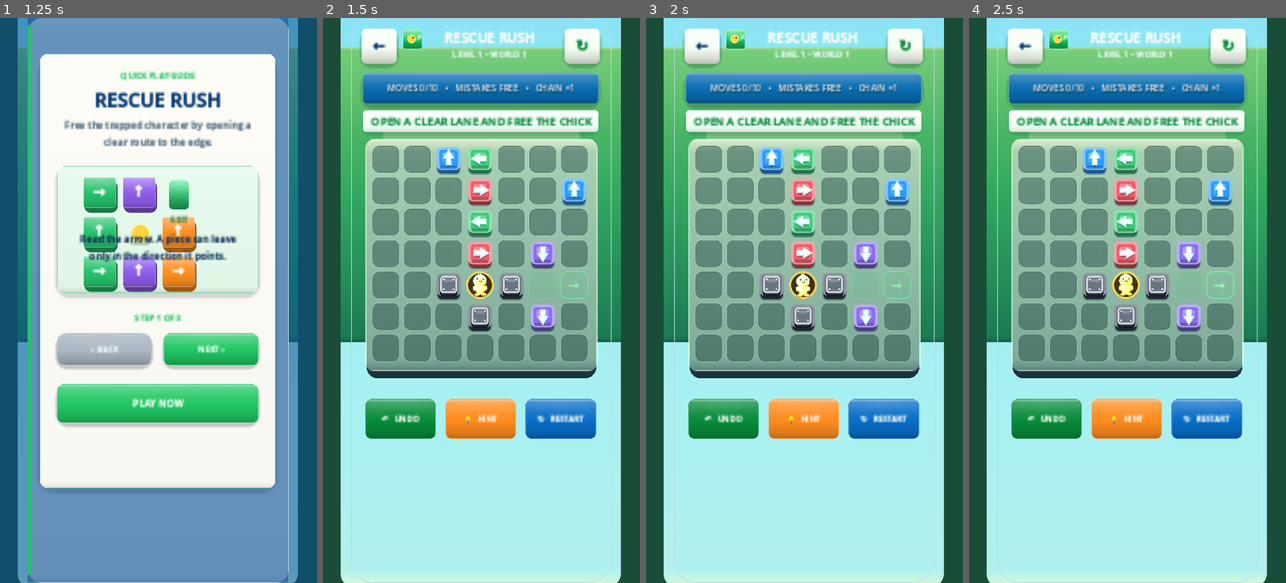
Above: before the commit, frames 1-4 (left to right).
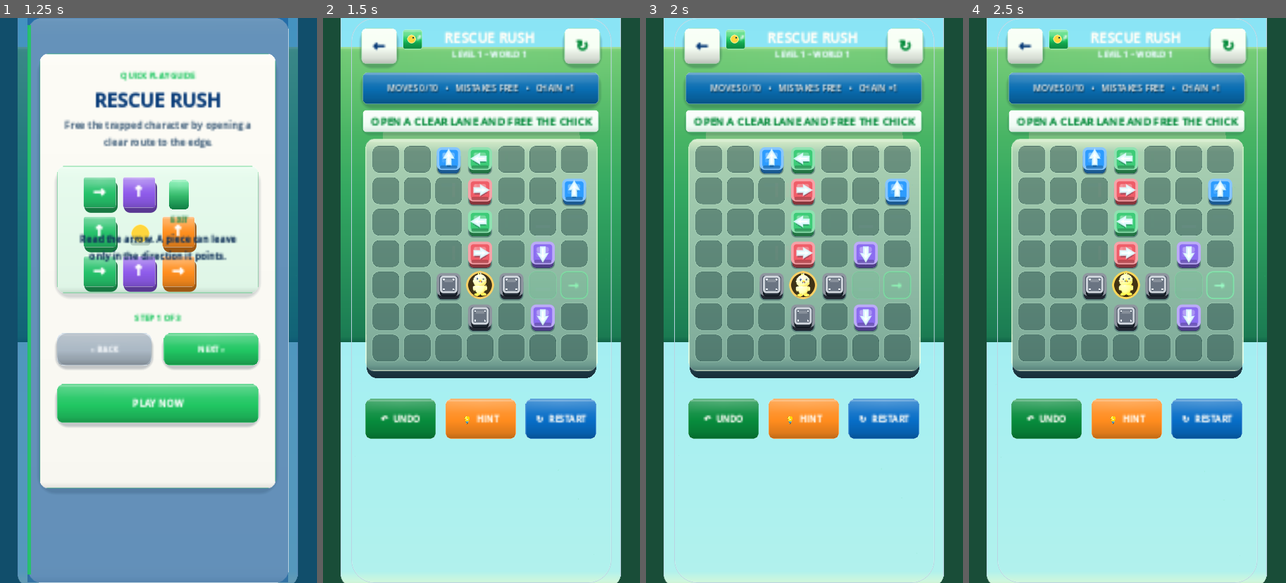
Above: after the commit, the same moments.

Repository: eghosa001/unjam
Game: Godot game, scene res://scenes/Main.tscn
Two runs of this game, one before a commit and one after it. Both use one fixed random seed, a clock stepped at 60 frames per second and the inputs below.
Inputs:
- Up to frame 1 (1.25 s): click "CONTINUE • LEVEL 1" at 0.5 s
- Up to frame 2 (1.5 s): click "PLAY NOW" at 1.25 s
- Up to frame 3 (2 s): no input
- Up to frame 4 (2.5 s): click "↻ RESTART" at 2 s

Frame 1 is identical in both runs. In frame 2, 0.3% of the frame differs, in the area x 18-84%, y 70-72%; in frame 3, 0.3%; in frame 4, 0.3%.

Commit message:
rescue: improve compact gameplay readability

Diff:
--- a/scripts/game/rescue_rush_casual.gd
+++ b/scripts/game/rescue_rush_casual.gd
@@ -125,7 +125,7 @@
 	RefCanvas.set_rect(status_row,27,81,334,48)
 	canvas.add_child(status_row)
 	for label in [moves_label,rescue_label,chain_label]:
-		label.add_theme_font_size_override("font_size",12)
+		label.add_theme_font_size_override("font_size",13)
 		label.add_theme_color_override("font_color",OFF_WHITE)
 		status_row.add_child(label)
 
@@ -179,7 +179,7 @@
 	restart.pressed.connect(restart_level)
 	actions.add_child(restart)
 
-	hint_label = RefCanvas.label("",12,NAVY,true)
+	hint_label = RefCanvas.label("",13,NAVY,true)
 	hint_label.horizontal_alignment = HORIZONTAL_ALIGNMENT_CENTER
 	hint_label.autowrap_mode = TextServer.AUTOWRAP_WORD_SMART
 	RefCanvas.set_rect(hint_label,21,639,346,40)
@@ -194,7 +194,7 @@
 	canvas.add_child(frame_border)
 
 func _action(text_value: String, fill: Color) -> Button:
-	var result := RefCanvas.premium_button(text_value,12,OFF_WHITE,fill,16,fill.lightened(0.30),1.3)
+	var result := RefCanvas.premium_button(text_value,13,OFF_WHITE,fill,16,fill.lightened(0.30),1.3)
 	result.custom_minimum_size = Vector2(106,60)
 	result.size_flags_horizontal = Control.SIZE_EXPAND_FILL
 	return result
